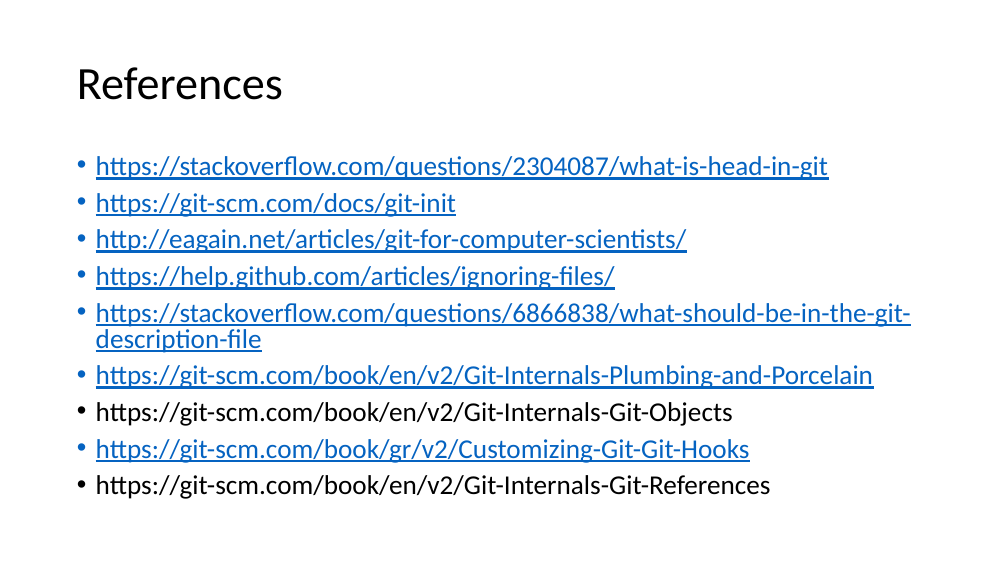
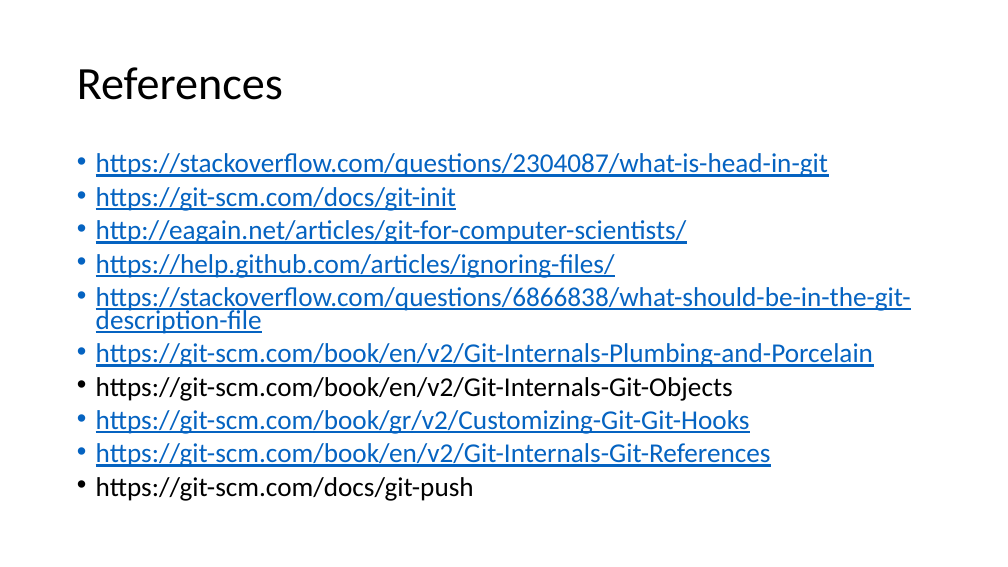
Before and after one commit to milodotnet/bootcamp, a slide deck: slide 45 of SourceControlPresentation.pptx (slide 40 before the commit). Drawn at 1008x567 pixels with LibreOffice and Linux fonts; fonts in the diff are those of the drawing. Boxes give left, top, right and bottom in pixels: in the first picture for what was removed or moved away, otherwise in the second. Text is boxed around its words. In the diff, an @@ line names an element or a change of style, - is before the commit and + after.

```diff
--- a/SourceControlPresentation.pptx
+++ b/SourceControlPresentation.pptx
@@ text at bbox=[96, 153, 911, 467]: text colour #000000 to #0563C1, underline on in "https://git-scm.com/book/en/v2/Git-Internals-Git-References"; line spacing 0.8 to 0.7 @@
@@ text at bbox=[96, 477, 474, 501]: paragraph added @@
+• https://git-scm.com/docs/git-push
```
Also in this commit, not shown: 2 other slides changed, 5 slides added.
